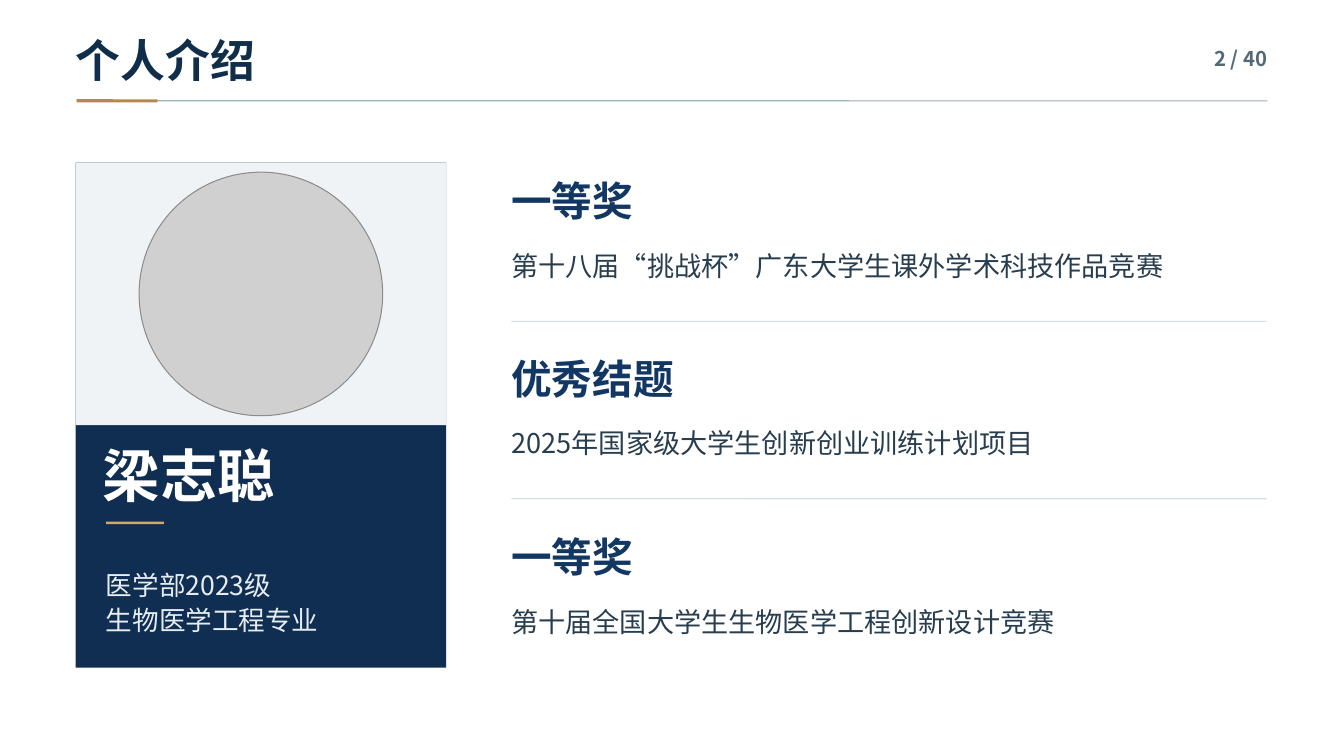
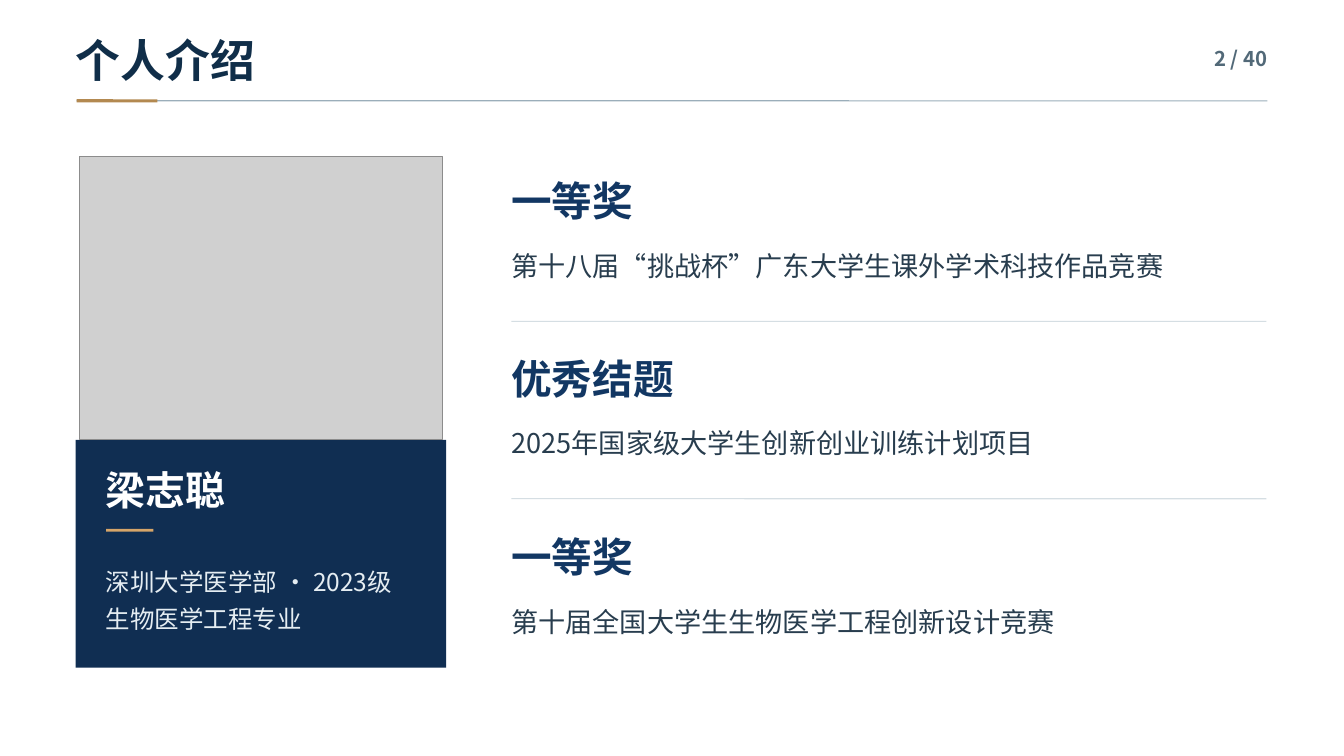
Before and after one commit to uuoov/challenge-cup-sharing, a slide deck: slide 2 of challenge-cup-sharing.pptx. Drawn at 1344x756 pixels with LibreOffice and Linux fonts; fonts in the diff are those of the drawing; grey boxes stand for pictures. Boxes give left, top, right and bottom in pixels: in the first picture for what was removed or moved away, otherwise in the second. Text is boxed around its words. In the diff, an @@ line names an element or a change of style, - is before the commit and + after.

```diff
--- a/challenge-cup-sharing.pptx
+++ b/challenge-cup-sharing.pptx
@@ rectangle removed at (76,162,447,424) @@
@@ picture: place and size @@
-picture at (139,172,383,416)
+picture at (80,156,443,440)
@@ rectangle: place and size @@
-rectangle at (76,162,447,667)
+rectangle at (76,440,447,667)
@@ text "梁志聪": place and size @@
-text "梁志聪" at (103,448,275,502)
+text "梁志聪" at (106,471,225,509)
@@ text "梁志聪" at (106,471,225,509): size 41 to 28.5 pt @@
@@ line moved from (106, 523) - (163, 523) to (106, 530) - (153, 530) @@
@@ text at (106,570,392,593): text changed; size 19 to 17.5 pt @@
-医学部2023级
+深圳大学医学部 · 2023级
@@ text at (106,607,302,630): size 19 to 17.5 pt in "生物医学工程专业"; line spacing 1.08 to 1.25 @@
```
Also in this commit, not shown: 9 other slides changed, 25 other files.
